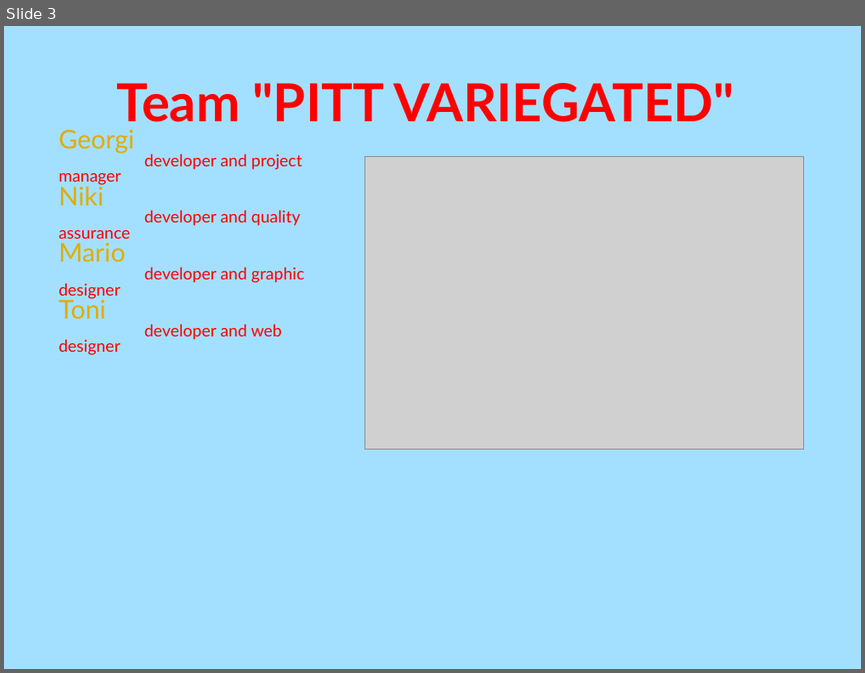
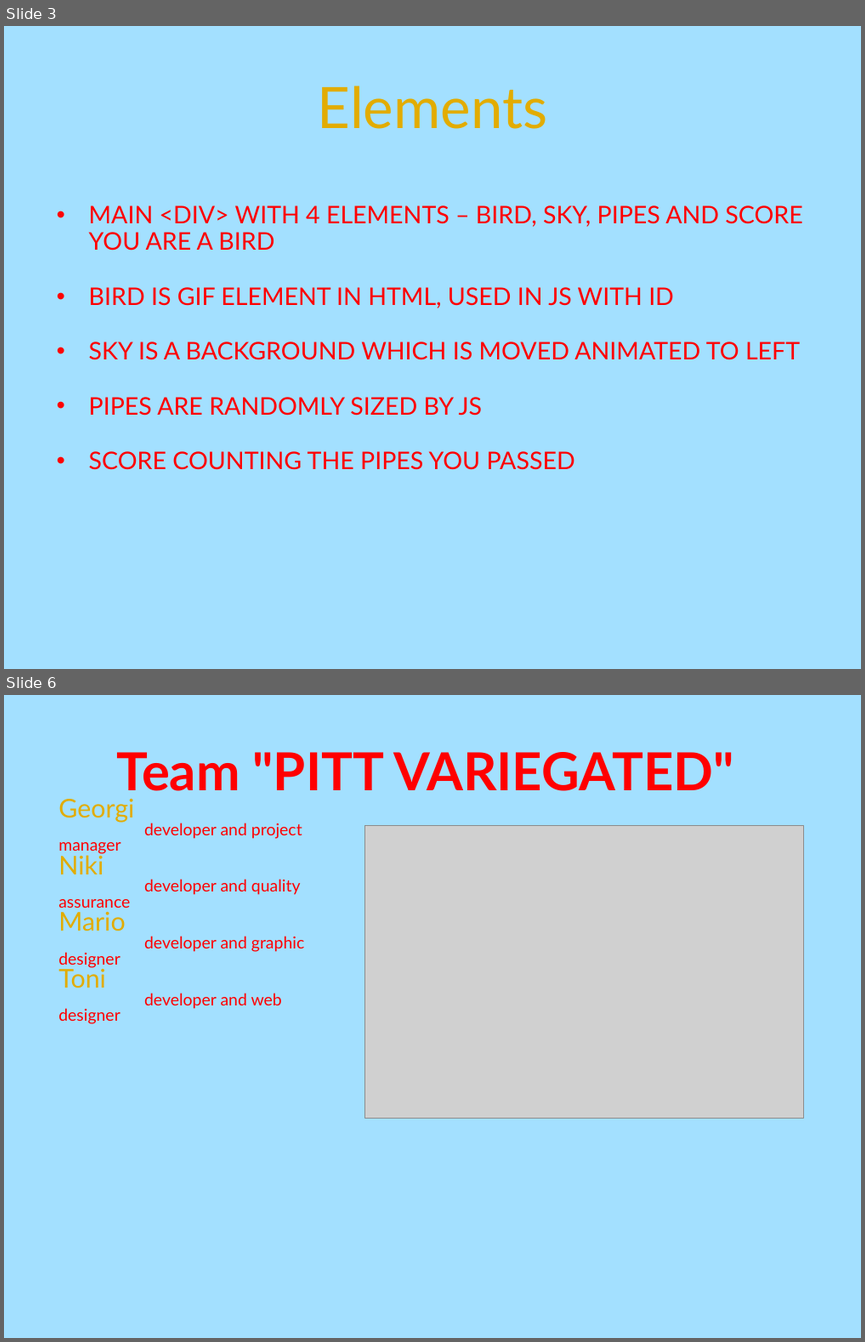
Before and after one commit to Gardax/flappyBird---Javascipt, a slide deck: prezentation.ppt. Shown one above the other, each under a label of ours: slide 3 before the commit, slides 3 and 6 after it; the slides between them are not shown. The pictures are 865x673 and 865x1342 pixels, drawn with LibreOffice and Linux fonts; fonts in the diff are those of the drawing; grey boxes stand for pictures; background and template pictures are left out. Boxes give left, top, right and bottom in pixels: in the first picture for what was removed or moved away, otherwise in the second. Text is boxed around its words. In the diff, an @@ line names an element or a change of style, - is before the commit and + after.

```diff
--- a/prezentation.ppt
+++ b/prezentation.ppt
@@ slide 3 added at bbox=[4, 26, 861, 669], background #A3E0FF @@
@@ title added at bbox=[318, 86, 548, 129], 48 pt, text #E2AC00 @@
+Elements
@@ text added at bbox=[89, 205, 802, 470], 20.4 pt, text #FF0000 @@
+• MAIN <DIV> WITH 4 ELEMENTS – BIRD, SKY, PIPES AND SCORE YOU ARE A BIRD
+• BIRD IS GIF ELEMENT IN HTML, USED IN JS WITH ID
+• SKY IS A BACKGROUND WHICH IS MOVED ANIMATED TO LEFT
+• PIPES ARE RANDOMLY SIZED BY JS
+• SCORE COUNTING THE PIPES YOU PASSED
@@ what was slide 3 is now slide 6 @@
```
Also in this commit, not shown: 1 slide changed, 2 other slides added, 1 other file.
